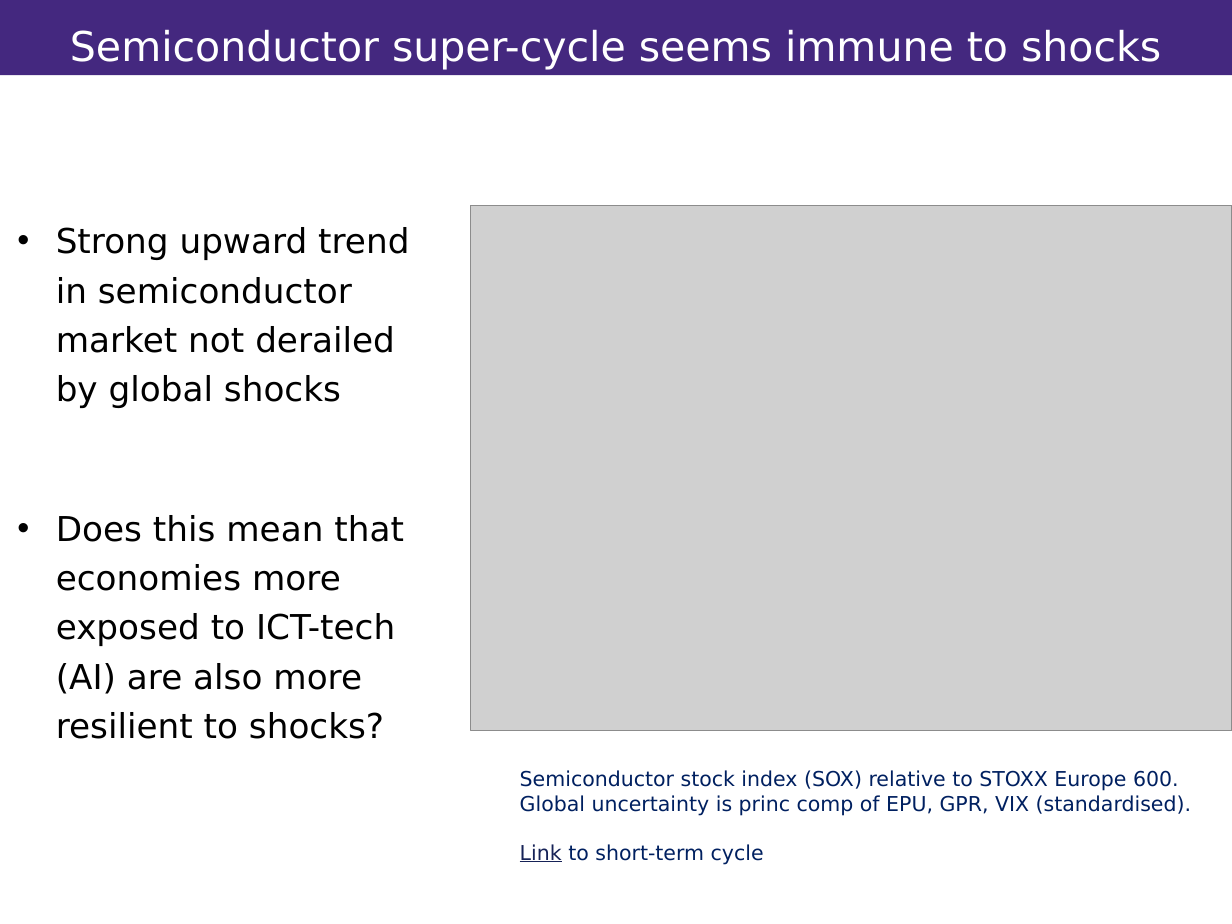
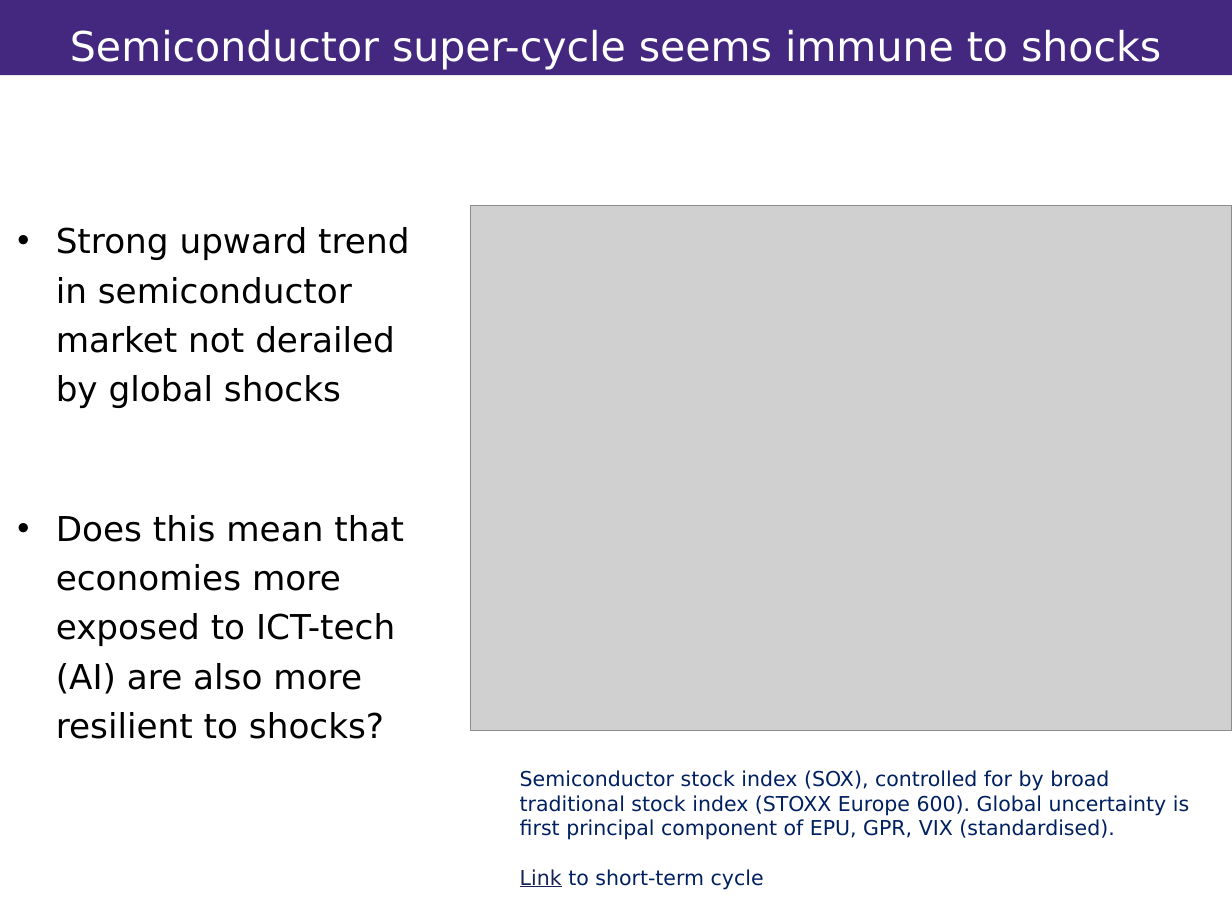
Before and after one commit to vandenEnd/scripts, a slide deck: slide 2 of Resilience.pptx. Drawn at 1232x924 pixels with LibreOffice and Linux fonts; fonts in the diff are those of the drawing; grey boxes stand for pictures; background and template pictures are left out. Boxes give left, top, right and bottom in pixels: in the first picture for what was removed or moved away, otherwise in the second. Text is boxed around its words. In the diff, an @@ line names an element or a change of style, - is before the commit and + after.

```diff
--- a/Resilience.pptx
+++ b/Resilience.pptx
@@ text at (520,770,1189,840): text changed @@
-Semiconductor stock index (SOX) relative to STOXX Europe 600.
-Global uncertainty is princ comp of EPU, GPR, VIX (standardised).
+Semiconductor stock index (SOX), controlled for by broad traditional stock index (STOXX Europe 600). Global uncertainty is first principal component of EPU, GPR, VIX (standardised).
```
Also in this commit, not shown: 2 other slides changed.
